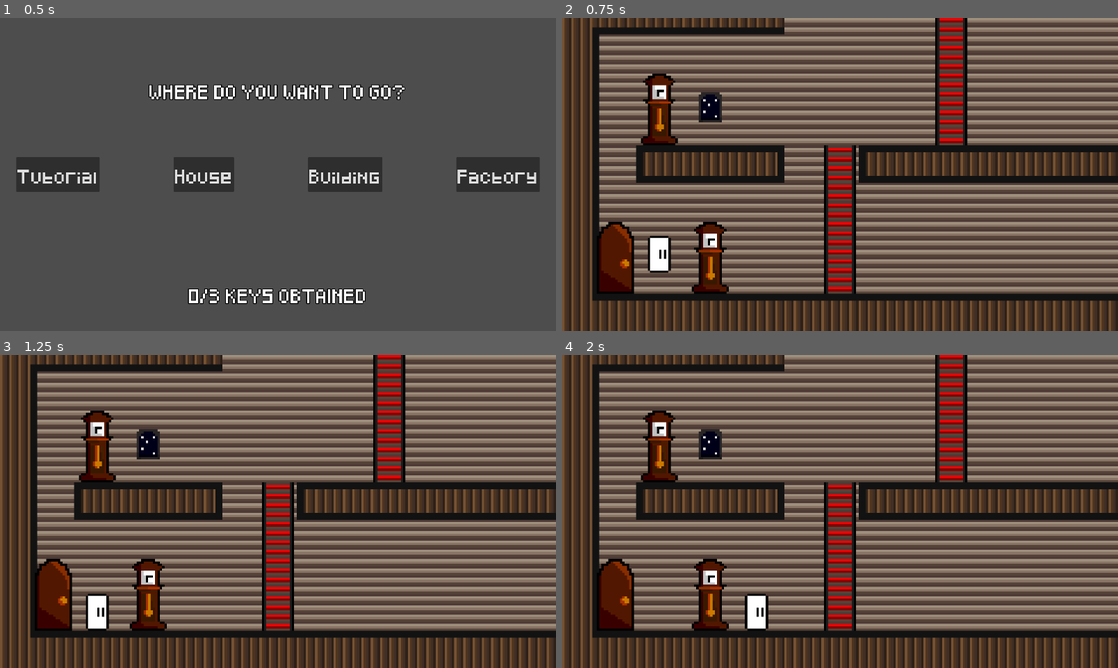
Above: before the commit, frames 1-4 (two rows, left to right).
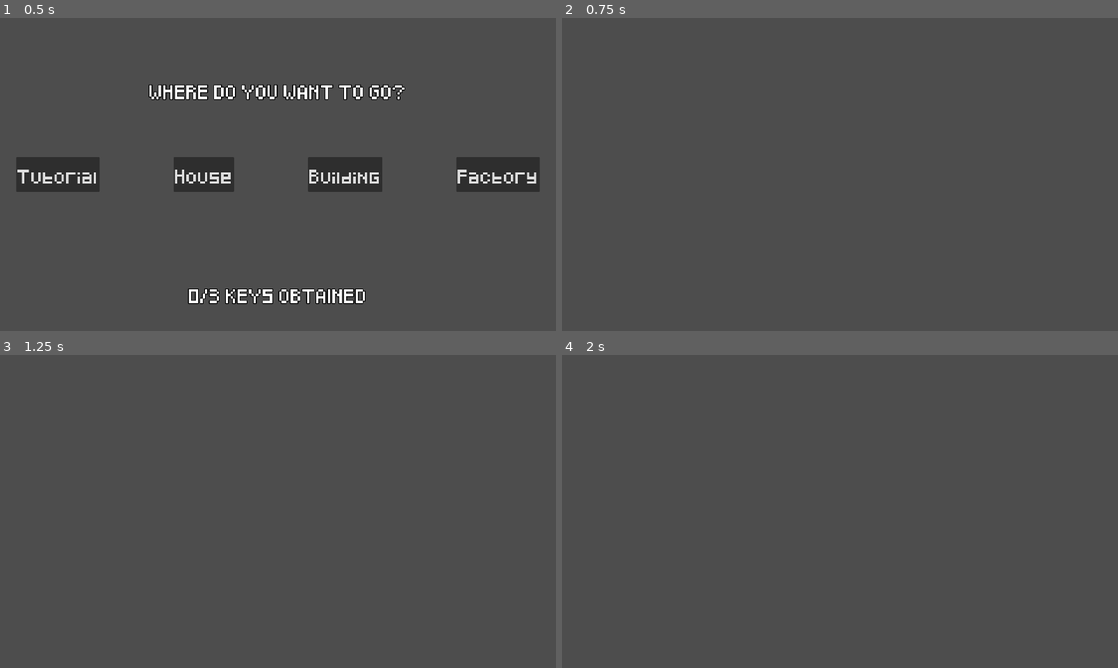
Above: after the commit, the same moments.

Repository: heitortetznerpereira/GGJ2026
Game: Godot game, scene res://main/main.tscn
Two runs of this game, one before a commit and one after it. Both use one fixed random seed, a clock stepped at 60 frames per second and the inputs below.
Inputs (mouse positions are in pixels of both pictures, inside the frame that each line leads up to):
- Up to frame 1 (0.5 s): no input
- Up to frame 2 (0.75 s): click "House" at 0.5 s
- Up to frame 3 (1.25 s): no input
- Up to frame 4 (2 s): tap Enter at 1.25 s; move the mouse to (962, 495) at 1.27 s; hold D (move_right) from 1.28 s (still down); click (962, 495) at 1.35 s; tap W (move_up) at 1.52 s

Frame 1 is identical in both runs. In frame 2, 69% of the frame differs, in the area x 0-100%, y 0-100%; in frame 3, 69%; in frame 4, 69%.
Error after the commit: Attempt to call function 'restrict_cam' in base 'null instance' on a null instance. (res://maps/map.gd:21)

Commit message:
coloca vela + muda fnaf

Diff:
--- a/maps/building/building.tscn
+++ b/maps/building/building.tscn
@@ -15,6 +15,7 @@
 [ext_resource type="Script" uid="uid://b4yq0qxffgf86" path="res://monsters/exorcism_monster/exorcism_manager.gd" id="12_mi8m4"]
 [ext_resource type="PackedScene" uid="uid://bosb4etqkxqeq" path="res://maps/items/clock.tscn" id="14_jfx8p"]
 [ext_resource type="PackedScene" uid="uid://nibnusevfc8h" path="res://maps/items/key.tscn" id="15_a684g"]
+[ext_resource type="PackedScene" uid="uid://c8pumefvwve4f" path="res://maps/items/candle.tscn" id="15_u5b0y"]
 [ext_resource type="PackedScene" uid="uid://iolx6jaclvsa" path="res://weapons/knife.tscn" id="16_44n8o"]
 [ext_resource type="PackedScene" uid="uid://ptcjr3me82k0" path="res://maps/items/door.tscn" id="17_jjd4i"]
 [ext_resource type="PackedScene" uid="uid://b0gvs50xhpjt8" path="res://weapons/bear_trap.tscn" id="18_15674"]
@@ -67,7 +68,7 @@
 [node name="FNAFManager" type="Node" parent="." unique_id=1518073252 node_paths=PackedStringArray("change_timer", "phantom")]
 script = ExtResource("9_xsgik")
 change_timer = NodePath("Timer")
-move_chance = 1.0
+change_time = 60.0
 time = 4.0
 phantom = NodePath("../Phantom")
 monster_scene = ExtResource("9_b06sb")
@@ -85,6 +86,9 @@
 
 [node name="Window3" parent="Windows" unique_id=2138039262 instance=ExtResource("10_xsgik")]
 position = Vector2(73, -17)
+
+[node name="Window3" parent="Windows/Window3" unique_id=774378440 instance=ExtResource("10_xsgik")]
+position = Vector2(47, -63)
 
 [node name="ExManager" type="Node" parent="." unique_id=964597443 node_paths=PackedStringArray("phantom")]
 script = ExtResource("12_mi8m4")
@@ -108,6 +112,18 @@
 [node name="Clock4" parent="OBJs" unique_id=1652467676 instance=ExtResource("14_jfx8p")]
 position = Vector2(178, -144)
 
+[node name="Candle" parent="OBJs" unique_id=36006439 instance=ExtResource("15_u5b0y")]
+position = Vector2(280, -144)
+
+[node name="Candle2" parent="OBJs" unique_id=2019615975 instance=ExtResource("15_u5b0y")]
+position = Vector2(280, -16)
+
+[node name="Candle3" parent="OBJs" unique_id=273387331 instance=ExtResource("15_u5b0y")]
+position = Vector2(144, -80)
+
+[node name="Candle4" parent="OBJs" unique_id=650497965 instance=ExtResource("15_u5b0y")]
+position = Vector2(88, -144)
+
 [node name="Key" parent="." unique_id=1203054507 instance=ExtResource("15_a684g")]
 position = Vector2(27, -84)
 
--- a/maps/factory/factory_map.tscn
+++ b/maps/factory/factory_map.tscn
@@ -42,10 +42,12 @@
 metadata/_custom_type_script = "uid://grrl5h1qrhem"
 
 [node name="TileMapLayer" type="TileMapLayer" parent="." unique_id=1886072118]
+position = Vector2(48, -16)
 tile_map_data = PackedByteArray("AAAHAAAAAAAAAAAAAAAHAPv/AAABAAAAAAAHAPz/AAABAAAAAAAHAP3/AAABAAAAAAAHAP7/AAABAAAAAAAHAP …(6208 unchanged characters)…
 tile_set = SubResource("TileSet_hi5j0")
 
 [node name="Stairs" type="TileMapLayer" parent="." unique_id=1049102010]
+position = Vector2(48, -16)
 tile_map_data = PackedByteArray("AAAKAP3/AAAAAAAAAAAKAP7/AAAAAAAAAAAKAP//AAAAAAAAAAAaAP3/AAAAAAAAAAAaAP7/AAAAAAAAAAAaAP …(304 unchanged characters)…
 tile_set = ExtResource("4_hi5j0")
 
@@ -72,18 +74,19 @@
 metadata/_custom_type_script = "uid://0k4m2jvpriua"
 
 [node name="Door" parent="." unique_id=814041143 instance=ExtResource("7_80r07")]
-position = Vector2(-24, 0)
+position = Vector2(24, -16)
 
 [node name="Key" parent="." unique_id=1203054507 instance=ExtResource("9_qysjt")]
+position = Vector2(96, -32)
+
+[node name="Phantom" parent="." unique_id=1524485945 instance=ExtResource("10_2qju6")]
+position = Vector2(328, -64)
+
+[node name="Weapons" type="Node2D" parent="." unique_id=190123268]
 position = Vector2(48, -16)
 
-[node name="Phantom" parent="." unique_id=1524485945 instance=ExtResource("10_2qju6")]
-position = Vector2(296, -48)
-
-[node name="Weapons" type="Node2D" parent="." unique_id=190123268]
-
 [node name="Shotgun" parent="Weapons" unique_id=1997454010 instance=ExtResource("13_he4cm")]
-position = Vector2(24, -16)
+position = Vector2(24, -8)
 
 [node name="Shotgun2" parent="Weapons" unique_id=562586934 instance=ExtResource("13_he4cm")]
 position = Vector2(568, -16)
@@ -98,6 +101,7 @@
 position = Vector2(144, 0)
 
 [node name="Objects" type="Node2D" parent="." unique_id=2111782444]
+position = Vector2(48, -16)
 
 [node name="Clock" parent="Objects" unique_id=447545450 instance=ExtResource("16_6n1bl")]
 position = Vector2(96, -48)
@@ -108,10 +112,23 @@
 [node name="Clock3" parent="Objects" unique_id=1871742233 instance=ExtResource("16_6n1bl")]
 position = Vector2(208, -48)
 
+[node name="Clock4" parent="Objects" unique_id=1816252106 instance=ExtResource("16_6n1bl")]
+position = Vector2(384, -48)
+
 [node name="Candle" parent="Objects" unique_id=36006439 instance=ExtResource("17_oqfvb")]
-position = Vector2(392, -48)
+position = Vector2(208, -96)
+
+[node name="Candle2" parent="Objects" unique_id=1205782084 instance=ExtResource("17_oqfvb")]
+position = Vector2(384, -96)
+
+[node name="Candle4" parent="Objects" unique_id=1295469438 instance=ExtResource("17_oqfvb")]
+position = Vector2(400, 0)
+
+[node name="Candle3" parent="Objects" unique_id=2021977632 instance=ExtResource("17_oqfvb")]
+position = Vector2(192, 0)
 
 [node name="windows" type="Node2D" parent="." unique_id=635995289]
+position = Vector2(48, -16)
 
 [node name="Window4" parent="windows" unique_id=1731726047 instance=ExtResource("15_6536v")]
 position = Vector2(296, -96)
@@ -126,4 +143,4 @@
 position = Vector2(296, 0)
 
 [node name="Player" parent="." unique_id=910214005 instance=ExtResource("3_sgsko")]
-position = Vector2(-16, 0)
+position = Vector2(32, -16)
--- a/maps/house/house.tscn
+++ b/maps/house/house.tscn
@@ -4,7 +4,6 @@
 [ext_resource type="Texture2D" uid="uid://d57p001kgg0t" path="res://assets/tilesets/TilesetCasa.png" id="2_jakod"]
 [ext_resource type="Texture2D" uid="uid://7rrtpxe1878y" path="res://assets/tilesets/FundoCasa.png" id="3_bsqby"]
 [ext_resource type="TileSet" uid="uid://b6y2ac3e1gqyn" path="res://maps/stairs_tile.tres" id="4_3d8si"]
-[ext_resource type="PackedScene" uid="uid://b51tkcnke32fs" path="res://player/player.tscn" id="4_bsqby"]
 [ext_resource type="Script" uid="uid://b4yq0qxffgf86" path="res://monsters/exorcism_monster/exorcism_manager.gd" id="5_o1yx8"]
 [ext_resource type="PackedScene" uid="uid://ggu8rkn3pgq2" path="res://monsters/exorcism_monster/exorcism_monster.tscn" id="6_nurp3"]
 [ext_resource type="Script" uid="uid://beubheh72i3wv" path="res://monsters/fnaf_monster/fnaf_manager.gd" id="7_jg0qg"]
@@ -18,6 +17,7 @@
 [ext_resource type="PackedScene" uid="uid://iolx6jaclvsa" path="res://weapons/knife.tscn" id="15_7s3cq"]
 [ext_resource type="PackedScene" uid="uid://b0gvs50xhpjt8" path="res://weapons/bear_trap.tscn" id="16_5pw05"]
 [ext_resource type="PackedScene" uid="uid://bosb4etqkxqeq" path="res://maps/items/clock.tscn" id="17_m3kro"]
+[ext_resource type="PackedScene" uid="uid://c8pumefvwve4f" path="res://maps/items/candle.tscn" id="17_o1yx8"]
 [ext_resource type="PackedScene" uid="uid://be6qw8hnthmbj" path="res://maps/items/window.tscn" id="18_i4a5f"]
 
 [sub_resource type="TileSetAtlasSource" id="TileSetAtlasSource_3d8si"]
@@ -61,10 +61,9 @@
 sources/1 = SubResource("TileSetAtlasSource_8pi7f")
 
 [node name="House" type="Node2D" unique_id=202776420 node_paths=PackedStringArray("tile_map", "player", "re_manager", "fnaf_manager", "exorcism_manager", "key")]
-position = Vector2(0, -4)
 script = ExtResource("1_t2c8o")
 tile_map = NodePath("TileMapLayer")
-player = NodePath("Player")
+player = NodePath("")
 re_manager = NodePath("REManager")
 fnaf_manager = NodePath("FNAFManager")
 exorcism_manager = NodePath("ExManager")
@@ -73,12 +72,12 @@
 metadata/_custom_type_script = "uid://grrl5h1qrhem"
 
 [node name="TileMapLayer" type="TileMapLayer" parent="." unique_id=1806662924]
-position = Vector2(0, 4)
+position = Vector2(64, 0)
 tile_map_data = PackedByteArray("AAD8//f/AAAAAAEAAAD8//j/AAABAAIAAAD8//n/AAABAAIAAAD8//r/AAABAAIAAAD8//v/AAABAAIAAAD8// …(5296 unchanged characters)…
 tile_set = SubResource("TileSet_bwtj0")
 
 [node name="Stairs" type="TileMapLayer" parent="." unique_id=1855413754]
-position = Vector2(0, 4)
+position = Vector2(65, 0)
 tile_map_data = PackedByteArray("AAADAPv/AAAAAAAAAAADAPz/AAAAAAAAAAADAP3/AAAAAAAAAAADAP7/AAAAAAAAAAARAPv/AAAAAAAAAAARAP …(240 unchanged characters)…
 tile_set = ExtResource("4_3d8si")
 
@@ -105,61 +104,74 @@
 metadata/_custom_type_script = "uid://0k4m2jvpriua"
 
 [node name="Door" parent="." unique_id=814041143 instance=ExtResource("11_4uba0")]
-position = Vector2(-41, -12)
+position = Vector2(24, -16)
 
 [node name="Key" parent="." unique_id=1203054507 instance=ExtResource("12_irhfw")]
-position = Vector2(24, -25)
+position = Vector2(89, -29)
 
 [node name="Weapons" type="Node2D" parent="." unique_id=1599297330]
-position = Vector2(0, 160)
+position = Vector2(65, 156)
 
 [node name="Shotgun" parent="Weapons" unique_id=1997454010 instance=ExtResource("14_iewxv")]
-position = Vector2(256, -245)
+position = Vector2(255, -244)
 
 [node name="Shotgun2" parent="Weapons" unique_id=1908137493 instance=ExtResource("14_iewxv")]
-position = Vector2(57, -342)
+position = Vector2(55, -340)
 
 [node name="Knife" parent="Weapons" unique_id=111442576 instance=ExtResource("15_7s3cq")]
-position = Vector2(158, -185)
+position = Vector2(159, -180)
 
 [node name="BearTrap" parent="Weapons" unique_id=299508110 instance=ExtResource("16_5pw05")]
 position = Vector2(80, -240)
 
 [node name="Objects" type="Node2D" parent="." unique_id=1819362470]
-position = Vector2(0, 160)
+position = Vector2(65, 156)
 
 [node name="Clock" parent="Objects" unique_id=447545450 instance=ExtResource("17_m3kro")]
-position = Vector2(0, -172)
+position = Vector2(-1, -172)
 
 [node name="Clock2" parent="Objects" unique_id=1423117150 instance=ExtResource("17_m3kro")]
-position = Vector2(-22, -236)
+position = Vector2(-25, -236)
 
 [node name="Clock3" parent="Objects" unique_id=460527840 instance=ExtResource("17_m3kro")]
-position = Vector2(336, -172)
+position = Vector2(335, -172)
 
 [node name="Clock4" parent="Objects" unique_id=533635961 instance=ExtResource("17_m3kro")]
 position = Vector2(359, -236)
 
+[node name="Candle" parent="Objects" unique_id=36006439 instance=ExtResource("17_o1yx8")]
+position = Vector2(103, -172)
+
+[node name="Candle2" parent="Objects" unique_id=1589126478 instance=ExtResource("17_o1yx8")]
+position = Vector2(231, -172)
+metadata/_edit_group_ = true
+
+[node name="Candle3" parent="Objects" unique_id=17964369 instance=ExtResource("17_o1yx8")]
+position = Vector2(247, -332)
+
+[node name="Candle4" parent="Objects" unique_id=1952366208 instance=ExtResource("17_o1yx8")]
+position = Vector2(87, -332)
+
 [node name="windows" type="Node2D" parent="." unique_id=744316076]
-position = Vector2(45, 187)
+position = Vector2(110, 183)
 
 [node name="Window4" parent="windows" unique_id=1731726047 instance=ExtResource("18_i4a5f")]
-position = Vector2(291, -265)
+position = Vector2(290, -263)
 
 [node name="Window" parent="windows" unique_id=1473473627 instance=ExtResource("18_i4a5f")]
-position = Vector2(-45, -265)
+position = Vector2(-46, -263)
 
 [node name="Window2" parent="windows" unique_id=1315109683 instance=ExtResource("18_i4a5f")]
-position = Vector2(28, -361)
+position = Vector2(26, -359)
 
 [node name="Window3" parent="windows" unique_id=340543121 instance=ExtResource("18_i4a5f")]
-position = Vector2(225, -361)
+position = Vector2(218, -359)
+
+[node name="Window5" parent="windows" unique_id=244294259 instance=ExtResource("18_i4a5f")]
+position = Vector2(122, -263)
 
 [node name="BearTrap" parent="." unique_id=449116170 instance=ExtResource("16_5pw05")]
-position = Vector2(368, -17)
+position = Vector2(432, -24)
 
 [node name="Phantom" parent="." unique_id=1524485945 instance=ExtResource("13_g3adq")]
-position = Vector2(252, -172)
-
-[node name="Player" parent="." unique_id=910214005 instance=ExtResource("4_bsqby")]
-position = Vector2(-22, -39)
+position = Vector2(216, -80)
--- a/maps/tutorial/tutorial.tscn
+++ b/maps/tutorial/tutorial.tscn
@@ -149,7 +149,7 @@
 offset_bottom = 56.0
 theme_override_colors/font_color = Color(0, 0, 1, 1)
 theme_override_constants/outline_size = 0
-text = "BEYOND THE DOOR THE CHALLENGES AWAITW..."
+text = "BEYOND THE DOOR THE CHALLENGES AWAITS..."
 horizontal_alignment = 1
 autowrap_mode = 3
 
@@ -160,4 +160,4 @@
 position = Vector2(1616, -16)
 
 [node name="Player" parent="." unique_id=910214005 instance=ExtResource("4_j35kk")]
-position = Vector2(32, -16)
+position = Vector2(32, -18)
